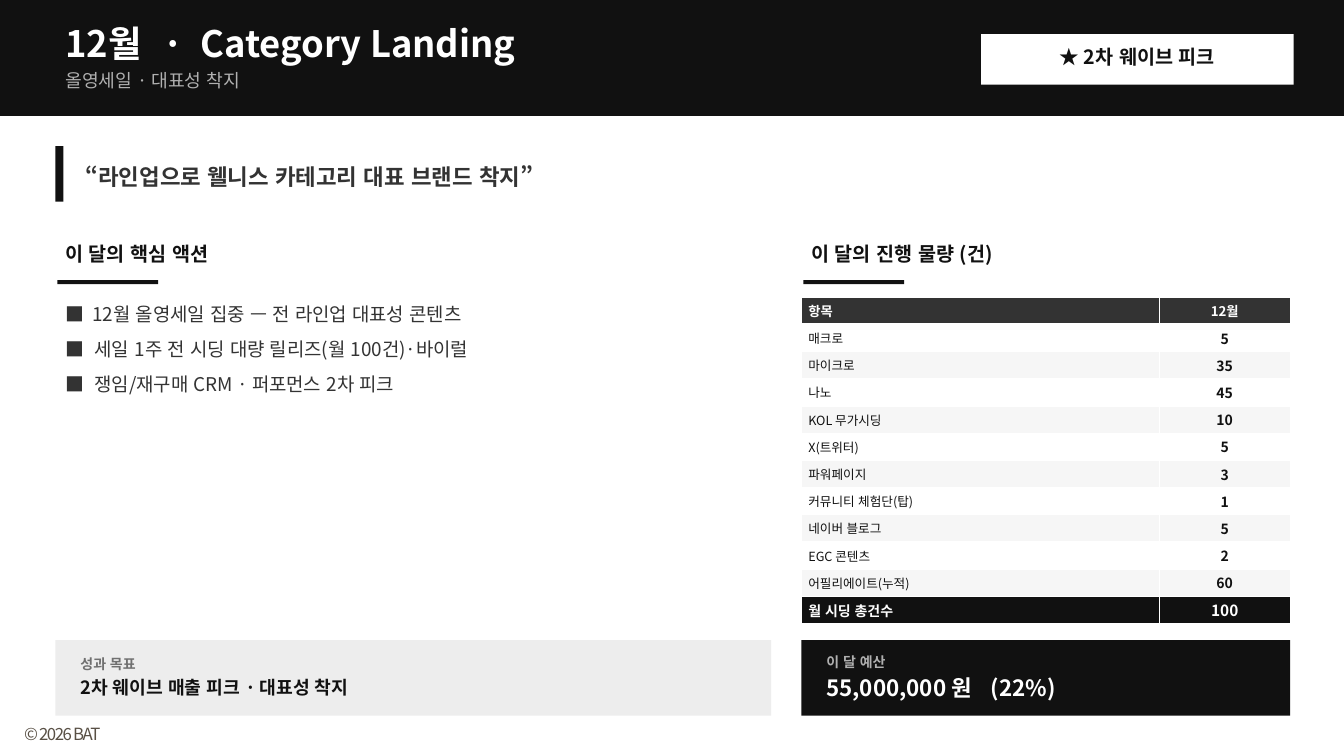
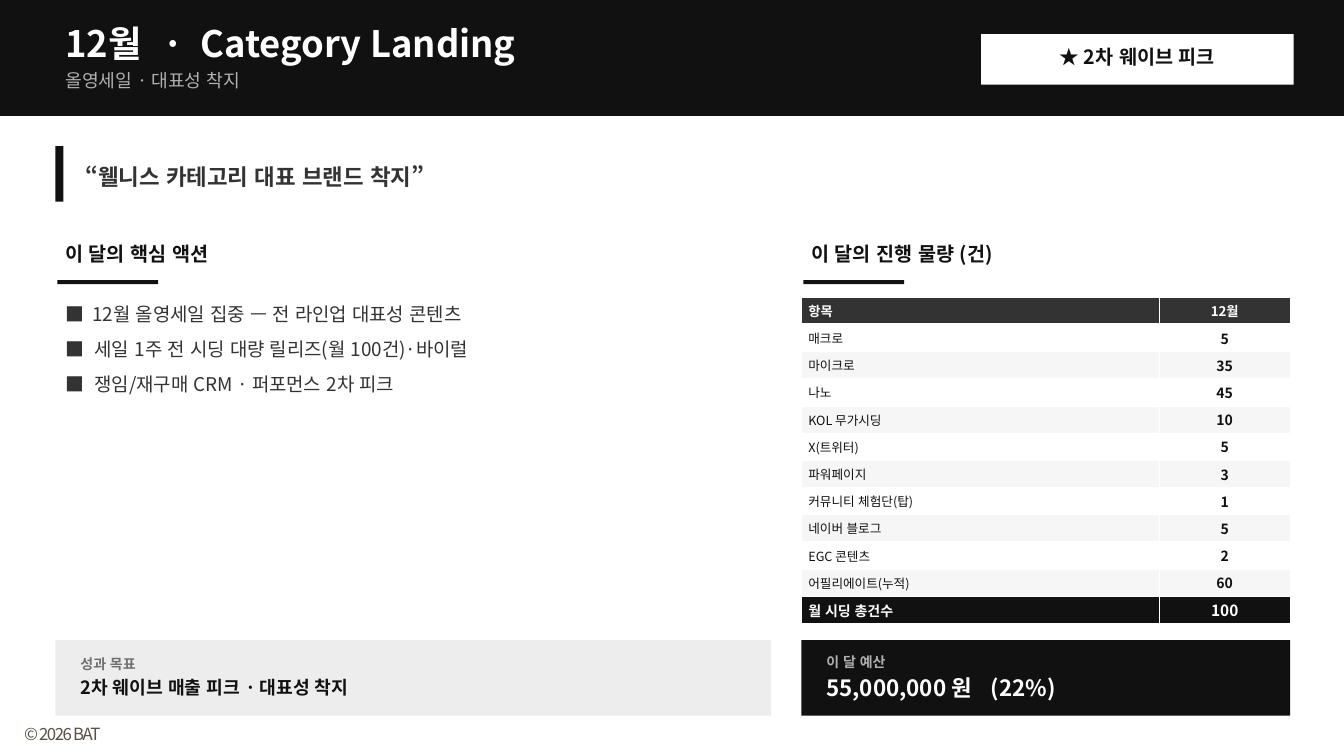
Before and after one commit to bat-han-26/oy_all-the-better_proposal, a slide deck: slide 51 of proposal/올더베러_제안덱_병합본.pptx (slide 60 before the commit). Drawn at 1344x756 pixels with LibreOffice and Linux fonts; fonts in the diff are those of the drawing. Boxes give left, top, right and bottom in pixels: in the first picture for what was removed or moved away, otherwise in the second. Text is boxed around its words. In the diff, an @@ line names an element or a change of style, - is before the commit and + after.

```diff
--- a/proposal/올더베러_제안덱_병합본.pptx
+++ b/proposal/올더베러_제안덱_병합본.pptx
@@ text at <box>85,165,424,187</box>: text changed @@
-“라인업으로 웰니스 카테고리 대표 브랜드 착지”
+“웰니스 카테고리 대표 브랜드 착지”
```
Also in this commit, not shown: 16 other slides changed, 2 other files.
